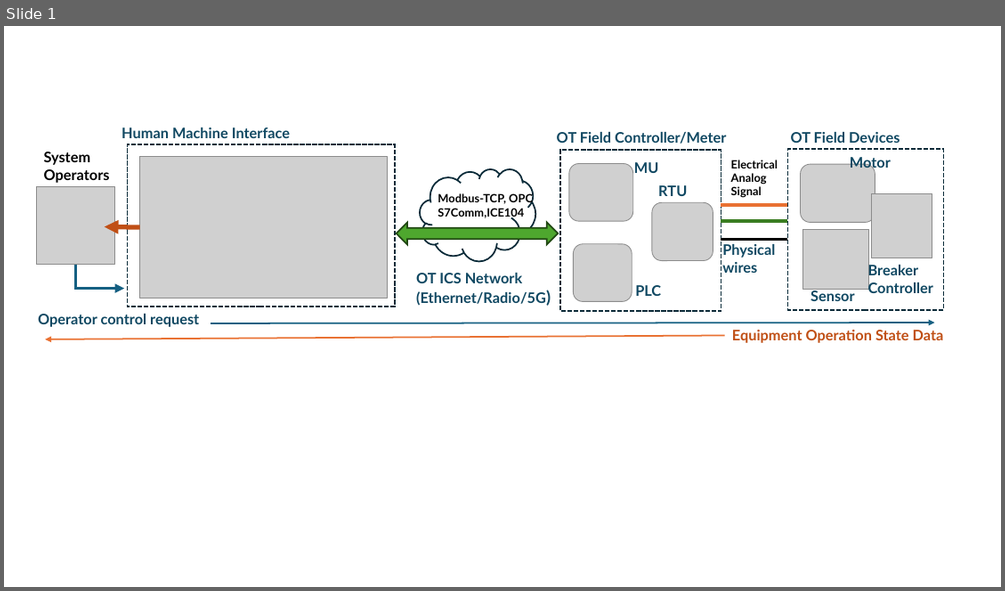
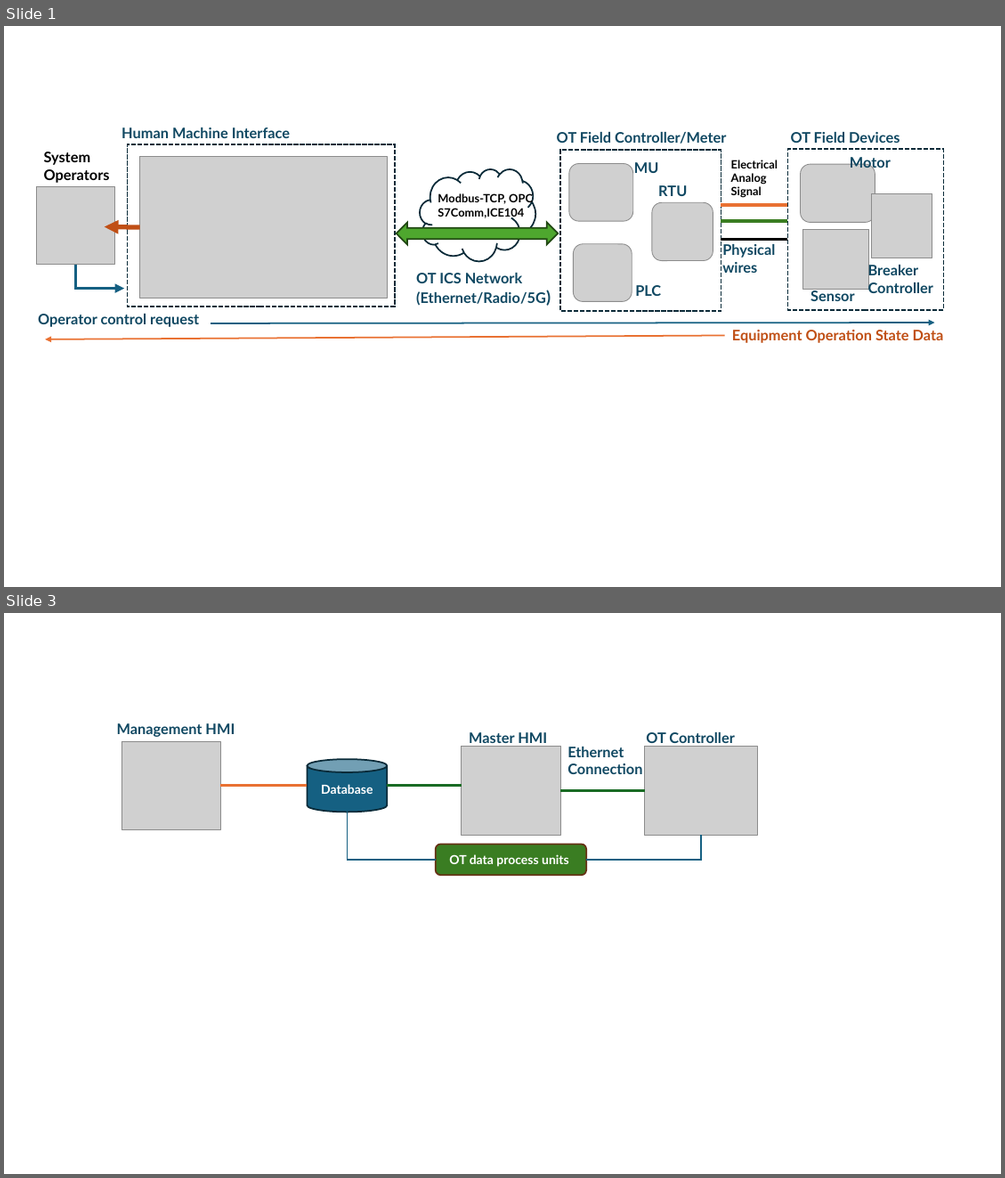
Before and after one commit to LiuYuancheng/IT_OT_IoT_Cyber_Security_Workshop, a slide deck: OT_System_Attack_Case_Study/Railway_HQ_HMI/img/designDoc.pptx. Shown one above the other, each under a label of ours: slide 1 before the commit, slides 1 and 3 after it; the slides between them are not shown. The pictures are 1005x591 and 1005x1178 pixels, drawn with LibreOffice and Linux fonts; fonts in the diff are those of the drawing; grey boxes stand for pictures. Boxes give left, top, right and bottom in pixels: in the first picture for what was removed or moved away, otherwise in the second. Text is boxed around its words. In the diff, an @@ line names an element or a change of style, - is before the commit and + after.

```diff
--- a/OT_System_Attack_Case_Study/Railway_HQ_HMI/img/designDoc.pptx
+++ b/OT_System_Attack_Case_Study/Railway_HQ_HMI/img/designDoc.pptx
@@ slide 3 added at (4, 613, 1001, 1174), background #FFFFFF @@
@@ text added at (117, 723, 235, 737), 14 pt, text #104862, bold @@
+Management HMI
@@ picture added at (121, 741, 220, 830) @@
@@ text added at (469, 732, 547, 747), 14 pt, text #104862, bold @@
+Master HMI
@@ text added at (646, 732, 734, 747), 14 pt, text #104862, bold @@
+OT Controller
@@ cylinder added at (307, 759, 387, 811), fill #156082, outline #092A39 1.5 pt, 12 pt, text #FFFFFF, bold @@
+Database
@@ picture added at (461, 747, 560, 835) @@
@@ text added at (567, 747, 642, 774), 14 pt, text #104862, bold @@
+Ethernet Connection
@@ picture added at (645, 747, 757, 835) @@
@@ line added from (220, 786) to (307, 786), #E97132 3 pt @@
@@ line added from (387, 786) to (461, 786), #196B24 3 pt @@
@@ line added from (560, 791) to (645, 791), #196B24 3 pt @@
@@ elbow line added from (436, 860) to (348, 811), #156082 1.5 pt @@
@@ rounded rectangle added at (436, 844, 587, 876), fill #3B7D23, outline #663216 1.5 pt, 12 pt, text #FFFFFF, bold @@
+OT data process units
@@ elbow line added from (701, 835) to (587, 860), #156082 1.5 pt @@
```
Also in this commit, not shown: 1 other slide added, 5 other files.
